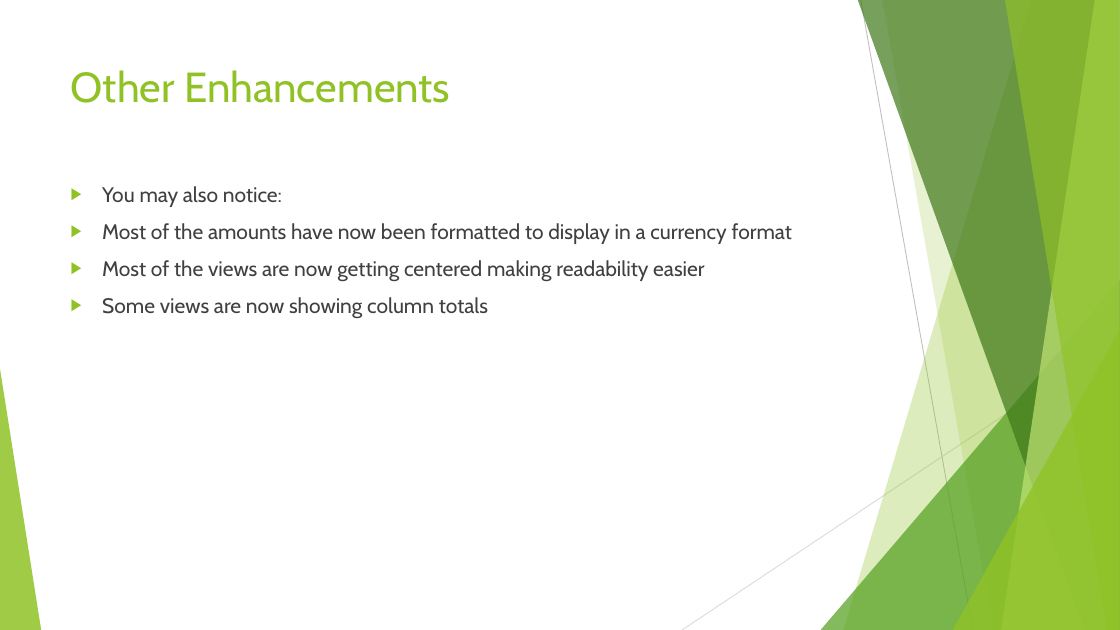
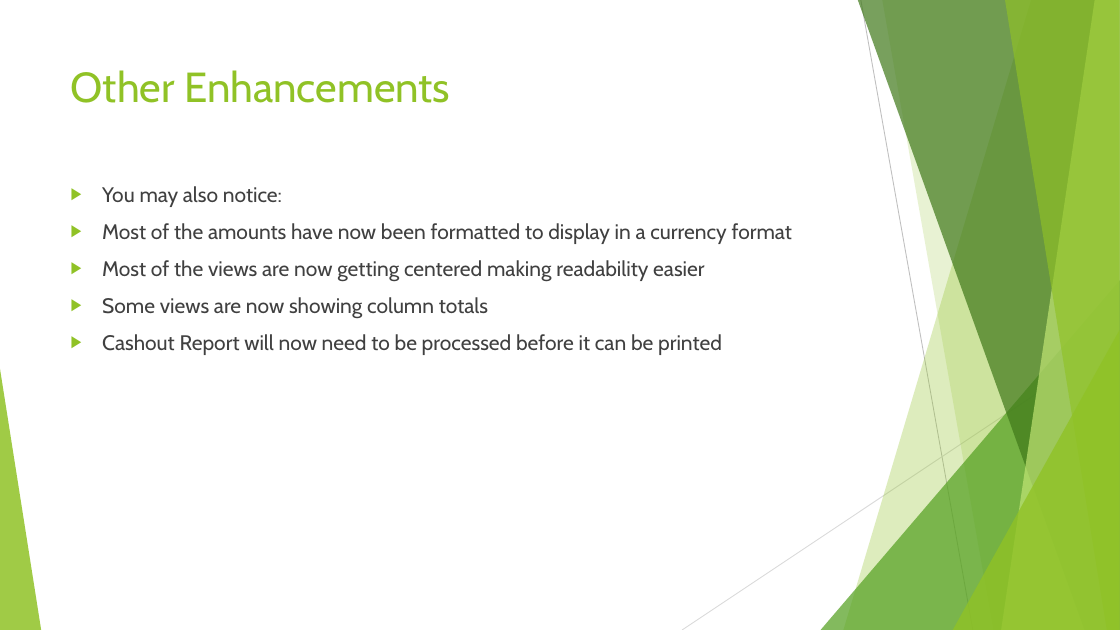
Before and after one commit to TGills/SweetSpot, a slide deck: slide 12 of V2.2.0.pptx. Drawn at 1120x630 pixels with LibreOffice and Linux fonts; fonts in the diff are those of the drawing. Boxes give left, top, right and bottom in pixels: in the first picture for what was removed or moved away, otherwise in the second. Text is boxed around its words. In the diff, an @@ line names an element or a change of style, - is before the commit and + after.

Commit message:
Update powerpoint
Forgot to advise that the cashout needs to be processed before it can be printed.

```diff
--- a/V2.2.0.pptx
+++ b/V2.2.0.pptx
@@ text at box(102, 334, 722, 355): paragraph added @@
+▶ Cashout Report will now need to be processed before it can be printed
```
